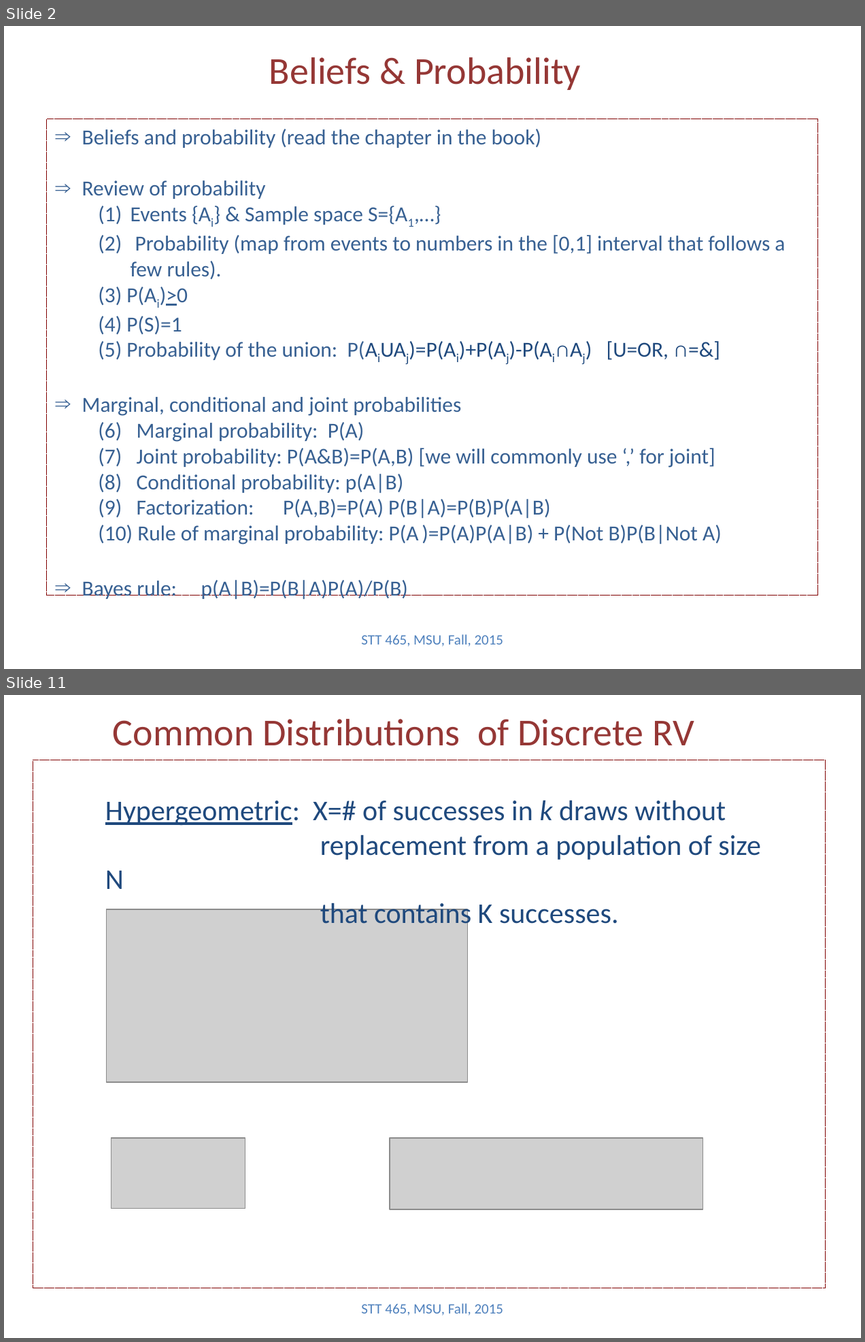
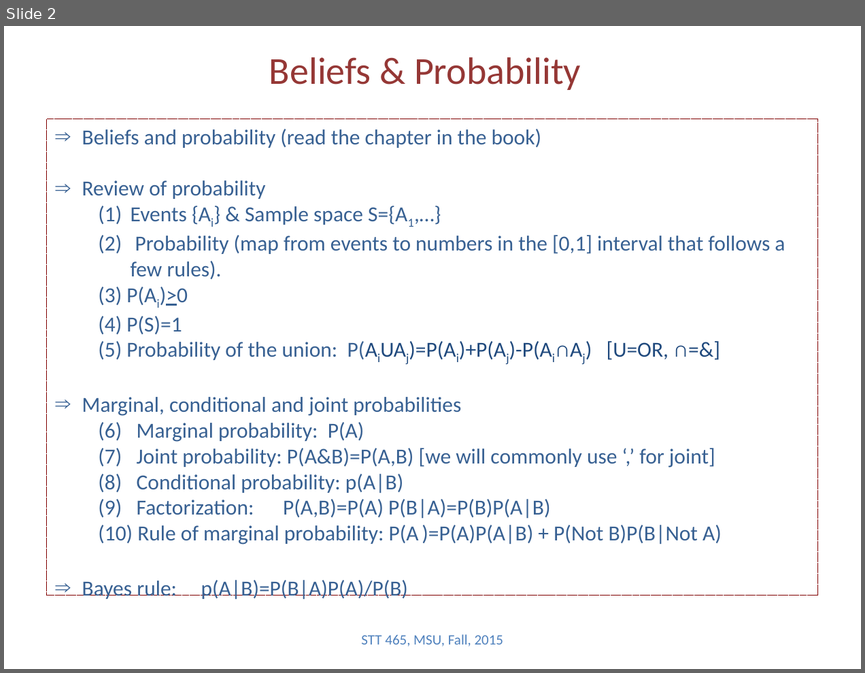
Before and after one commit to Boukos/STT465, a slide deck: STT465_2.pptx. Shown one above the other, each under a label of ours: slides 2 and 11 before the commit, slide 2 after it; the slides between them are not shown. The pictures are 865x1342 and 865x673 pixels, drawn with LibreOffice and Linux fonts; fonts in the diff are those of the drawing; grey boxes stand for pictures. Boxes give left, top, right and bottom in pixels: in the first picture for what was removed or moved away, otherwise in the second. Text is boxed around its words. In the diff, an @@ line names an element or a change of style, - is before the commit and + after.

```diff
--- a/STT465_2.pptx
+++ b/STT465_2.pptx
@@ slide 11 removed at (4,695,861,1338), background #FFFFFF @@
@@ title removed at (113,719,694,746) @@
-Common Distributions of Discrete RV
@@ rectangle removed at (33,760,825,1288) @@
@@ text removed at (105,800,761,930) @@
-Hypergeometric: X=# of successes in k draws without
-replacement from a population of size N
-that contains K successes.
@@ picture removed at (106,909,468,1083) @@
@@ picture removed at (111,1138,245,1208) @@
@@ picture removed at (390,1138,703,1209) @@
@@ text removed at (361,1303,504,1315) @@
-STT 465, MSU, Fall, 2015
```
Also in this commit, not shown: 7 slides changed, 1 slide added, 3 other slides removed, 2 other files.
